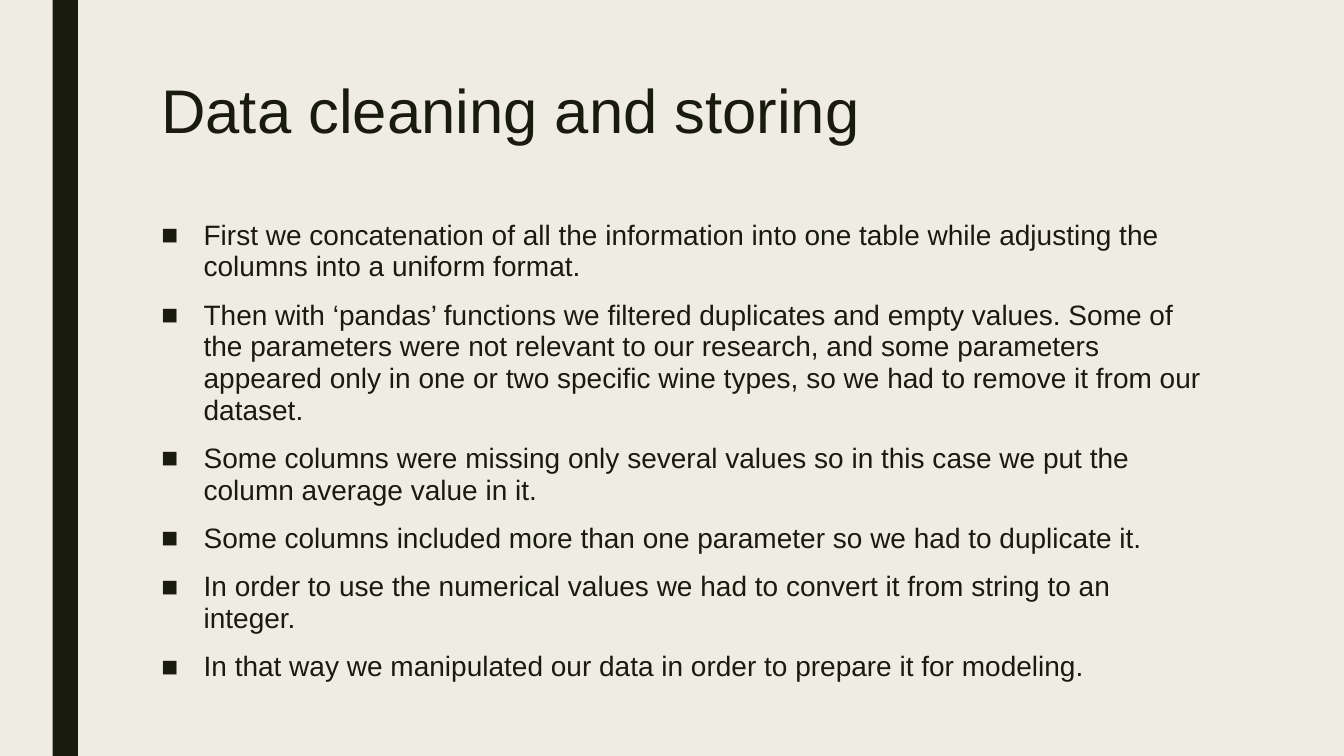
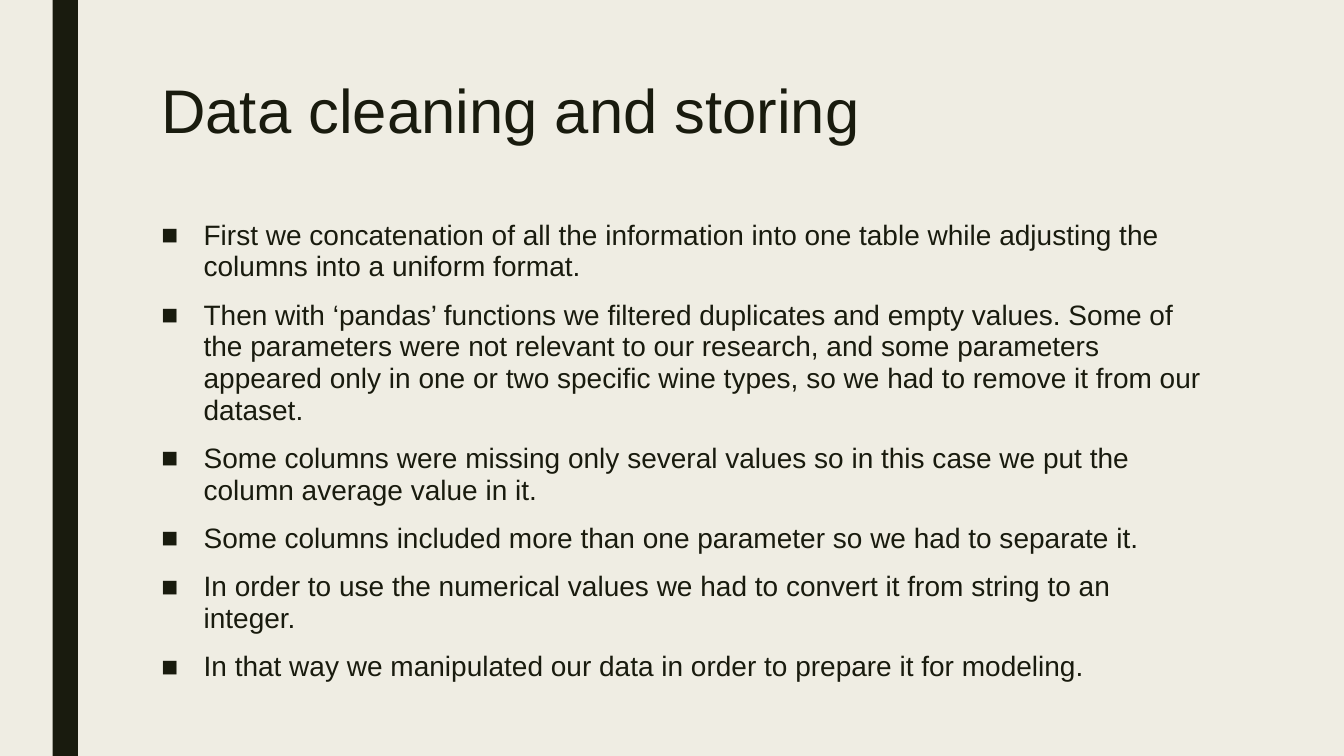
Before and after one commit to liamavargil/Data-Science---Final-Project, a slide deck: slide 7 of FINALPROJ.pptx. Drawn at 1344x756 pixels with LibreOffice and Linux fonts; fonts in the diff are those of the drawing. Boxes give left, top, right and bottom in pixels: in the first picture for what was removed or moved away, otherwise in the second. Text is boxed around its words. In the diff, an @@ line names an element or a change of style, - is before the commit and + after.

```diff
--- a/FINALPROJ.pptx
+++ b/FINALPROJ.pptx
@@ text at [204, 527, 1138, 553]: text changed @@
-■ Some columns included more than one parameter so we had to duplicate it.
+■ Some columns included more than one parameter so we had to separate it.
```
Also in this commit, not shown: 3 slides added, 1 slide removed.
